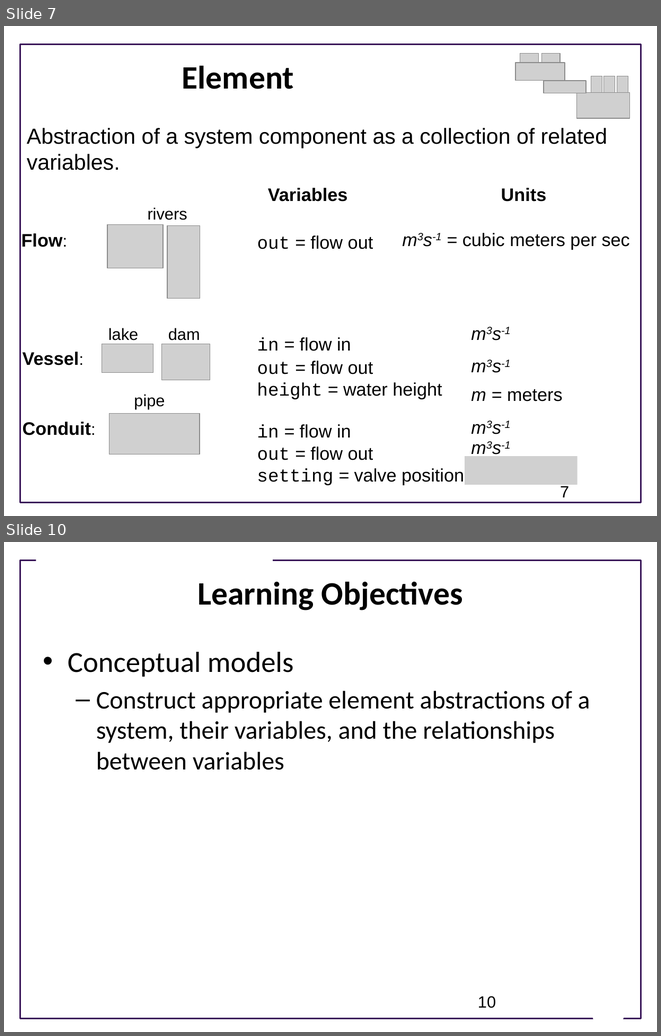
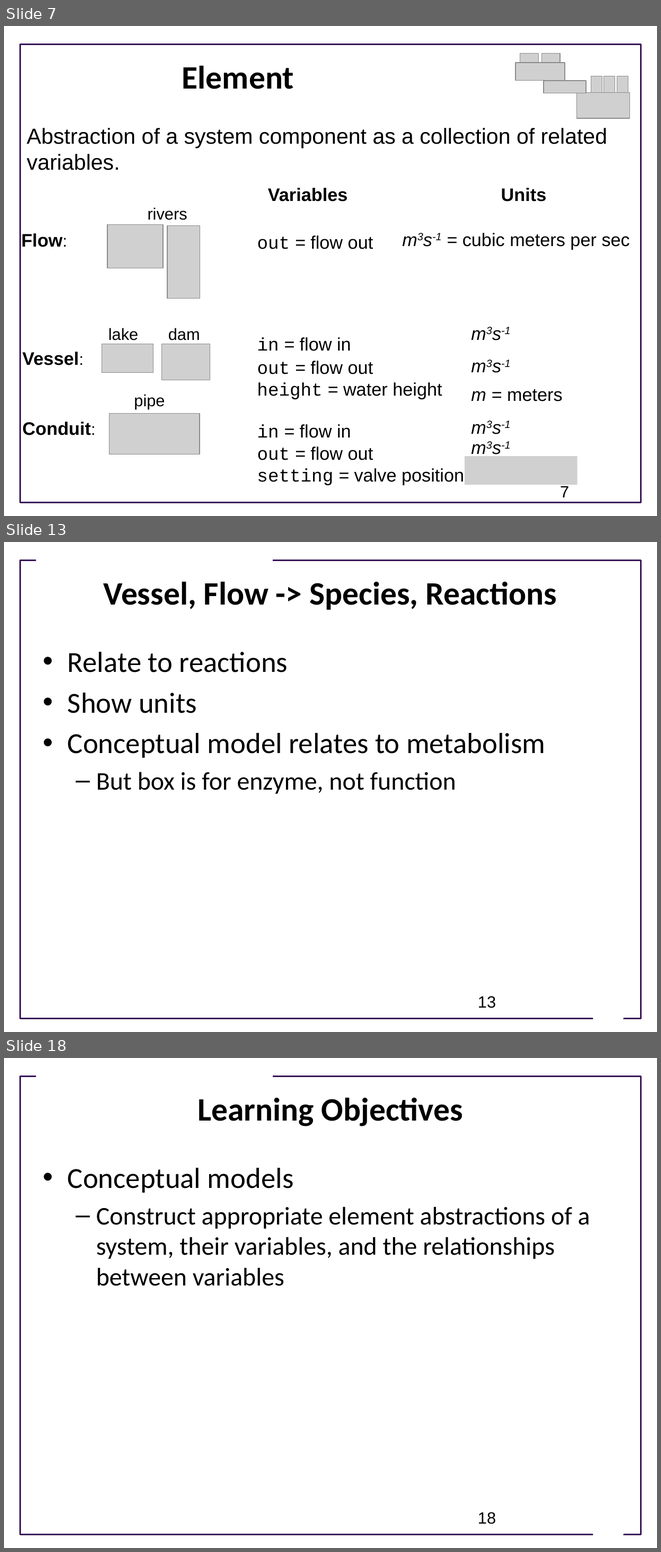
Before and after one commit to ModelEngineering/advancing-biomedical-models, a slide deck: Lectures/CSE 599V Lecture 2- Modeling Essentials.pptx. Shown one above the other, each under a label of ours: slides 7 and 10 before the commit, slides 7, 13 and 18 after it; the slides between them are not shown. The pictures are 661x1036 and 661x1552 pixels, drawn with LibreOffice and Linux fonts; fonts in the diff are those of the drawing; grey boxes stand for pictures; background and template pictures are left out. Boxes give left, top, right and bottom in pixels: in the first picture for what was removed or moved away, otherwise in the second. Text is boxed around its words. In the diff, an @@ line names an element or a change of style, - is before the commit and + after.

```diff
--- a/Lectures/CSE 599V Lecture 2- Modeling Essentials.pptx
+++ b/Lectures/CSE 599V Lecture 2- Modeling Essentials.pptx
@@ slide 13 added at bbox=[4, 542, 657, 1032], background #FFFFFF; not listed: 3 template elements that a slide beside it also shows @@
@@ title added at bbox=[104, 581, 557, 610], 36 pt, text #000000, bold @@
+Vessel, Flow -> Species, Reactions
@@ text added at bbox=[68, 652, 545, 794], 32 pt, text #000000 @@
+• Relate to reactions
+• Show units
+• Conceptual model relates to metabolism
+  – But box is for enzyme, not function
@@ page number added at bbox=[478, 996, 496, 1008], 18 pt, text #000000 @@
+13
@@ what was slide 10 is now slide 18 @@
@@ page number at bbox=[478, 1512, 496, 1524]: text changed @@
-10
+18
```
Also in this commit, not shown: 4 slides changed, 7 other slides added.
